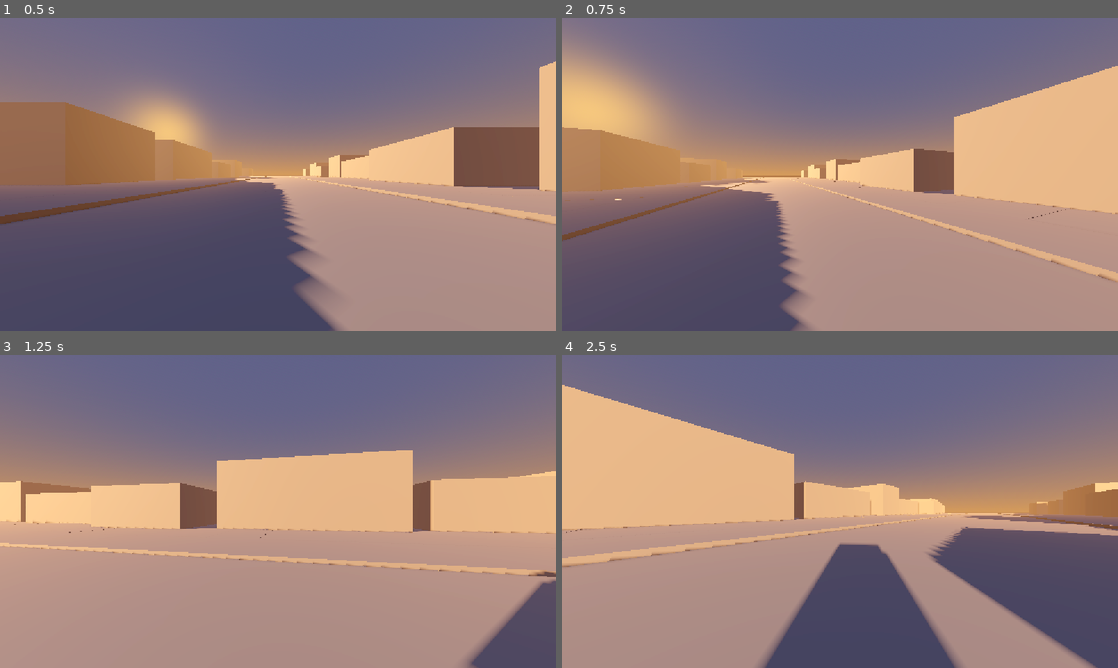
Above: before the commit, frames 1-4 (two rows, left to right).
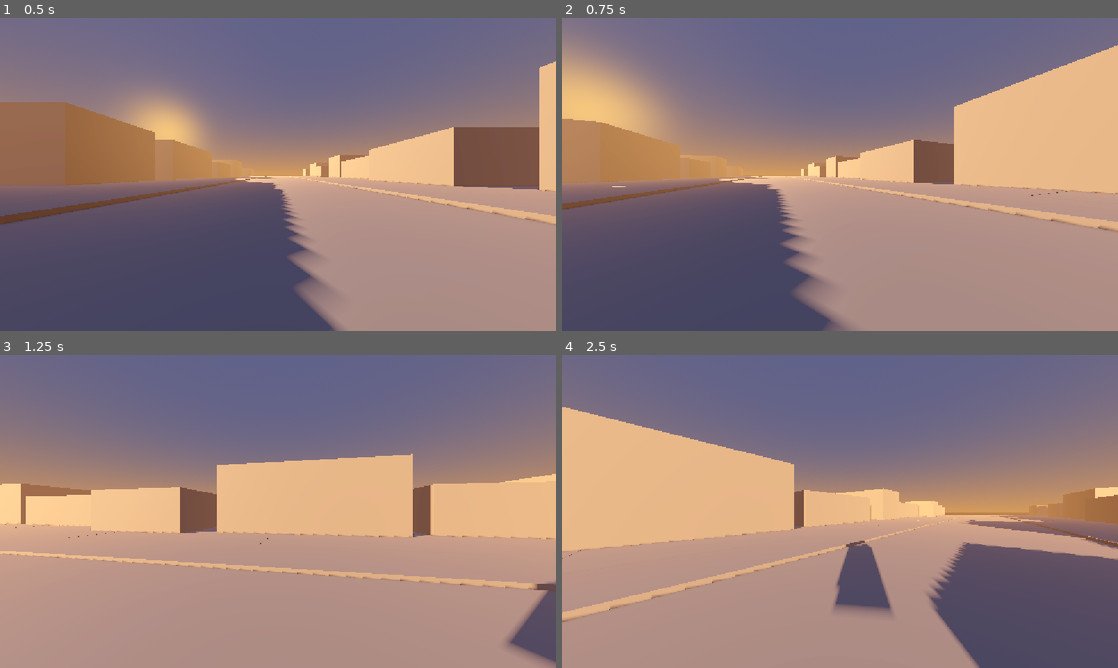
Above: after the commit, the same moments.

Repository: Concoctorydev/streetlight-static
Game: Godot game, scene res://scenes/street.tscn
Two runs of this game, one before a commit and one after it. Both use one fixed random seed, a clock stepped at 60 frames per second and the inputs below.
Inputs:
- Up to frame 1 (0.5 s): no input
- Up to frame 2 (0.75 s): tap Enter (ui_accept) at 0.5, 0.6 s; hold Right (ui_right) from 0.53 s (still down)
- Up to frame 3 (1.25 s): keep holding Right (ui_right); tap Space (jump, bound only after the commit) at 0.77, 0.8, 1.07 s
- Up to frame 4 (2.5 s): release Right (ui_right) at 1.28 s; hold Down (ui_down) 1.28-2.03 s; tap Space (jump, bound only after the commit) at 1.35, 1.52, 1.82, 2.3 s; tap Enter (ui_accept) at 1.55, 2.1 s; hold Right (ui_right) from 2.03 s (still down)

Frame 1 is identical in both runs. In frame 2, 11% of the frame differs, in the area x 0-100%, y 8-100%; in frame 3, 7.1%; in frame 4, 23%, in the area x 0-100%, y 9-100%.

Commit message:
add input actions with xbox controller support

Diff:
--- a/streetlight-static/project.godot
+++ b/streetlight-static/project.godot
@@ -20,6 +20,81 @@
 window/stretch/mode="canvas_items"
 window/stretch/aspect="expand"
 
+[input]
+
+push={
+"deadzone": 0.5,
+"events": [Object(InputEventJoypadMotion,"resource_local_to_scene":false,"resource_name":"","device":-1,"axis":1,"axis_value":-1.0,"script":null)
+, Object(InputEventKey,"resource_local_to_scene":false,"resource_name":"","device":16,"window_id":0,"alt_pressed":false,"shift_pressed":false,"ctrl_pressed":false,"meta_pressed":false,"pressed":false,"keycode":0,"physical_keycode":4194320,"key_label":0,"unicode":0,"location":0,"echo":false,"script":null)
+]
+}
+brake={
+"deadzone": 0.5,
+"events": [Object(InputEventJoypadMotion,"resource_local_to_scene":false,"resource_name":"","device":-1,"axis":1,"axis_value":1.0,"script":null)
+, Object(InputEventKey,"resource_local_to_scene":false,"resource_name":"","device":16,"window_id":0,"alt_pressed":false,"shift_pressed":false,"ctrl_pressed":false,"meta_pressed":false,"pressed":false,"keycode":0,"physical_keycode":4194322,"key_label":0,"unicode":0,"location":0,"echo":false,"script":null)
+]
+}
+turn_left={
+"deadzone": 0.2,
+"events": [Object(InputEventJoypadMotion,"resource_local_to_scene":false,"resource_name":"","device":-1,"axis":0,"axis_value":-1.0,"script":null)
+, Object(InputEventKey,"resource_local_to_scene":false,"resource_name":"","device":16,"window_id":0,"alt_pressed":false,"shift_pressed":false,"ctrl_pressed":false,"meta_pressed":false,"pressed":false,"keycode":0,"physical_keycode":4194319,"key_label":0,"unicode":0,"location":0,"echo":false,"script":null)
+]
+}
+turn_right={
+"deadzone": 0.2,
+"events": [Object(InputEventJoypadMotion,"resource_local_to_scene":false,"resource_name":"","device":-1,"axis":0,"axis_value":1.0,"script":null)
+, Object(InputEventKey,"resource_local_to_scene":false,"resource_name":"","device":16,"window_id":0,"alt_pressed":false,"shift_pressed":false,"ctrl_pressed":false,"meta_pressed":false,"pressed":false,"keycode":0,"physical_keycode":4194321,"key_label":0,"unicode":0,"location":0,"echo":false,"script":null)
+]
+}
+move_forward={
+"deadzone": 0.5,
+"events": [Object(InputEventJoypadMotion,"resource_local_to_scene":false,"resource_name":"","device":-1,"axis":1,"axis_value":-1.0,"script":null)
+, Object(InputEventKey,"resource_local_to_scene":false,"resource_name":"","device":16,"window_id":0,"alt_pressed":false,"shift_pressed":false,"ctrl_pressed":false,"meta_pressed":false,"pressed":false,"keycode":0,"physical_keycode":4194320,"key_label":0,"unicode":0,"location":0,"echo":false,"script":null)
+]
+}
+move_back={
+"deadzone": 0.5,
+"events": [Object(InputEventJoypadMotion,"resource_local_to_scene":false,"resource_name":"","device":-1,"axis":1,"axis_value":1.0,"script":null)
+, Object(InputEventKey,"resource_local_to_scene":false,"resource_name":"","device":16,"window_id":0,"alt_pressed":false,"shift_pressed":false,"ctrl_pressed":false,"meta_pressed":false,"pressed":false,"keycode":0,"physical_keycode":4194322,"key_label":0,"unicode":0,"location":0,"echo":false,"script":null)
+]
+}
+move_left={
+"deadzone": 0.5,
+"events": [Object(InputEventJoypadMotion,"resource_local_to_scene":false,"resource_name":"","device":-1,"axis":0,"axis_value":-1.0,"script":null)
+, Object(InputEventKey,"resource_local_to_scene":false,"resource_name":"","device":16,"window_id":0,"alt_pressed":false,"shift_pressed":false,"ctrl_pressed":false,"meta_pressed":false,"pressed":false,"keycode":0,"physical_keycode":4194319,"key_label":0,"unicode":0,"location":0,"echo":false,"script":null)
+]
+}
+move_right={
+"deadzone": 0.5,
+"events": [Object(InputEventJoypadMotion,"resource_local_to_scene":false,"resource_name":"","device":-1,"axis":0,"axis_value":1.0,"script":null)
+, Object(InputEventKey,"resource_local_to_scene":false,"resource_name":"","device":16,"window_id":0,"alt_pressed":false,"shift_pressed":false,"ctrl_pressed":false,"meta_pressed":false,"pressed":false,"keycode":0,"physical_keycode":4194321,"key_label":0,"unicode":0,"location":0,"echo":false,"script":null)
+]
+}
+jump={
+"deadzone": 0.5,
+"events": [Object(InputEventJoypadButton,"resource_local_to_scene":false,"resource_name":"","device":-1,"button_index":0,"pressure":0.0,"pressed":false,"script":null)
+, Object(InputEventKey,"resource_local_to_scene":false,"resource_name":"","device":16,"window_id":0,"alt_pressed":false,"shift_pressed":false,"ctrl_pressed":false,"meta_pressed":false,"pressed":false,"keycode":0,"physical_keycode":32,"key_label":0,"unicode":0,"location":0,"echo":false,"script":null)
+]
+}
+interact={
+"deadzone": 0.5,
+"events": [Object(InputEventJoypadButton,"resource_local_to_scene":false,"resource_name":"","device":-1,"button_index":2,"pressure":0.0,"pressed":false,"script":null)
+, Object(InputEventKey,"resource_local_to_scene":false,"resource_name":"","device":16,"window_id":0,"alt_pressed":false,"shift_pressed":false,"ctrl_pressed":false,"meta_pressed":false,"pressed":false,"keycode":0,"physical_keycode":73,"key_label":0,"unicode":0,"location":0,"echo":false,"script":null)
+]
+}
+fight={
+"deadzone": 0.5,
+"events": [Object(InputEventJoypadButton,"resource_local_to_scene":false,"resource_name":"","device":-1,"button_index":1,"pressure":0.0,"pressed":false,"script":null)
+, Object(InputEventKey,"resource_local_to_scene":false,"resource_name":"","device":16,"window_id":0,"alt_pressed":false,"shift_pressed":false,"ctrl_pressed":false,"meta_pressed":false,"pressed":false,"keycode":0,"physical_keycode":70,"key_label":0,"unicode":0,"location":0,"echo":false,"script":null)
+]
+}
+toggle_board={
+"deadzone": 0.5,
+"events": [Object(InputEventJoypadButton,"resource_local_to_scene":false,"resource_name":"","device":-1,"button_index":3,"pressure":0.0,"pressed":false,"script":null)
+, Object(InputEventKey,"resource_local_to_scene":false,"resource_name":"","device":16,"window_id":0,"alt_pressed":false,"shift_pressed":false,"ctrl_pressed":false,"meta_pressed":false,"pressed":false,"keycode":0,"physical_keycode":66,"key_label":0,"unicode":0,"location":0,"echo":false,"script":null)
+]
+}
+
 [physics]
 
 3d/physics_engine="Jolt Physics"
--- a/streetlight-static/scripts/player.gd
+++ b/streetlight-static/scripts/player.gd
@@ -18,28 +18,26 @@
 		velocity += get_gravity() * delta
 
 	# Handle jump.
-	if Input.is_action_just_pressed("ui_accept") and is_on_floor():
+	if Input.is_action_just_pressed("jump") and is_on_floor():
 		velocity.y = JUMP_VELOCITY
 
 	if on_board:
-		if Input.is_action_just_pressed("ui_up") and is_on_floor():
+		if Input.is_action_just_pressed("push") and is_on_floor():
 			board_speed += PUSH_STRENGTH
 		board_speed = move_toward(board_speed, 0, BOARD_FRICTION * delta)
-		if Input.is_action_pressed("ui_down") and is_on_floor():
+		if Input.is_action_pressed("brake") and is_on_floor():
 			board_speed = move_toward(board_speed, 0, BRAKE_STRENGTH * delta)
 		if on_grass and is_on_floor():
 			board_speed = move_toward(board_speed, 0, GRASS_FRICTION * delta)
 		board_speed = clamp(board_speed, 0, BOARD_MAX_SPEED)
-		var turn := Input.get_axis("ui_right", "ui_left")
+		var turn := Input.get_axis("turn_right", "turn_left")
 		rotate_y(turn * TURN_SPEED * delta)
 		var forward := -transform.basis.z
 		velocity.x = forward.x * board_speed
 		velocity.z = forward.z * board_speed
 
 	else:
-		# Get the input direction and handle the movement/deceleration.
-		# As good practice, you should replace UI actions with custom gameplay actions.
-		var input_dir := Input.get_vector("ui_left", "ui_right", "ui_up", "ui_down")
+		var input_dir := Input.get_vector("move_left", "move_right", "move_forward", "move_back")
 		var direction := (transform.basis * Vector3(input_dir.x, 0, input_dir.y)).normalized()
 		if direction:
 			velocity.x = direction.x * SPEED
